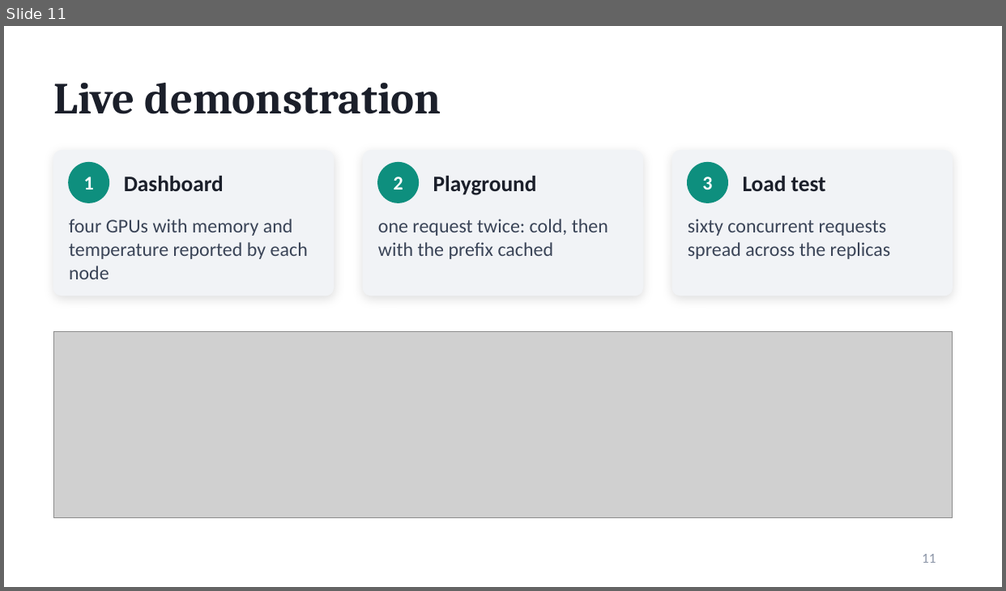
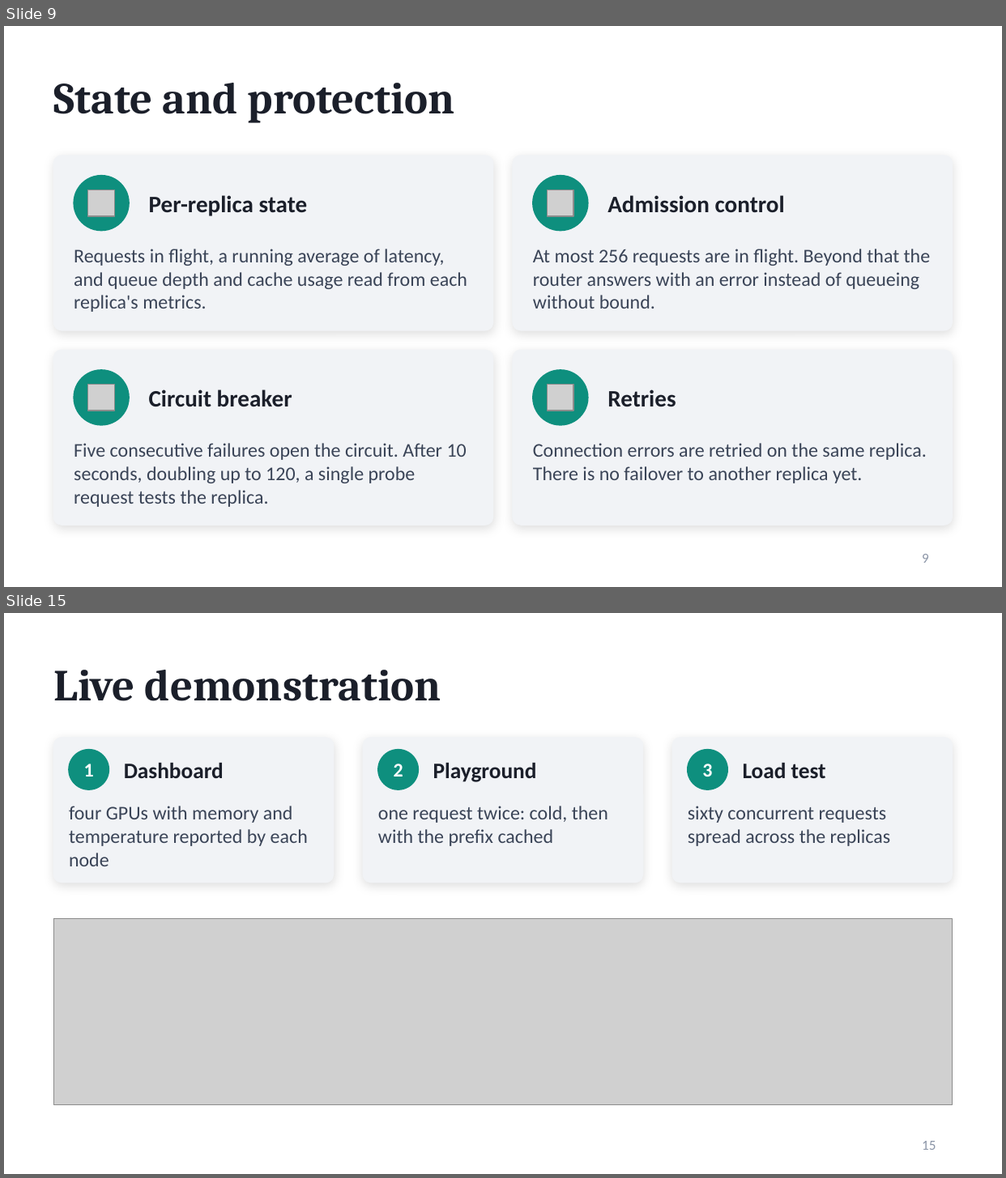
Before and after one commit to Akshataram/distrouter, a slide deck: docs/presentation/SwiftServe_Presentation.pptx. Shown one above the other, each under a label of ours: slide 11 before the commit, slides 9 and 15 after it; the slides between them are not shown. The pictures are 1006x591 and 1006x1178 pixels, drawn with LibreOffice and Linux fonts; fonts in the diff are those of the drawing; grey boxes stand for pictures. Boxes give left, top, right and bottom in pixels: in the first picture for what was removed or moved away, otherwise in the second. Text is boxed around its words. In the diff, an @@ line names an element or a change of style, - is before the commit and + after.

```diff
--- a/docs/presentation/SwiftServe_Presentation.pptx
+++ b/docs/presentation/SwiftServe_Presentation.pptx
@@ slide 9 added at [4, 26, 1002, 587], background #FFFFFF @@
@@ title added at [54, 83, 454, 123], 32 pt, text #1B1F2A, bold @@
+State and protection
@@ rounded rectangle added at [54, 156, 493, 331], fill #F1F3F6, outline #F1F3F6 1 pt @@
@@ rounded rectangle added at [513, 156, 952, 331], fill #F1F3F6, outline #F1F3F6 1 pt @@
@@ ellipse added at [74, 176, 129, 231], fill #0E8F7E, outline #0E8F7E 1 pt @@
@@ picture added at [87, 190, 114, 216] @@
@@ text added at [149, 195, 308, 216], 17 pt, text #1B1F2A, bold @@
+Per-replica state
@@ ellipse added at [533, 176, 588, 231], fill #0E8F7E, outline #0E8F7E 1 pt @@
@@ picture added at [547, 190, 573, 216] @@
@@ text added at [607, 195, 785, 213], 17 pt, text #1B1F2A, bold @@
+Admission control
@@ text added at [74, 249, 467, 312], 14 pt, text #3A4457 @@
+Requests in flight, a running average of latency, and queue depth and cache usage read from each replica's metrics.
@@ text added at [533, 249, 931, 309], 14 pt, text #3A4457 @@
+At most 256 requests are in flight. Beyond that the router answers with an error instead of queueing without bound.
@@ rounded rectangle added at [54, 350, 493, 525], fill #F1F3F6, outline #F1F3F6 1 pt @@
@@ rounded rectangle added at [513, 350, 952, 525], fill #F1F3F6, outline #F1F3F6 1 pt @@
@@ ellipse added at [74, 370, 129, 425], fill #0E8F7E, outline #0E8F7E 1 pt @@
@@ picture added at [87, 384, 114, 410] @@
@@ text added at [149, 390, 292, 408], 17 pt, text #1B1F2A, bold @@
+Circuit breaker
@@ ellipse added at [533, 370, 588, 425], fill #0E8F7E, outline #0E8F7E 1 pt @@
@@ picture added at [547, 384, 573, 410] @@
@@ text added at [607, 390, 675, 408], 17 pt, text #1B1F2A, bold @@
+Retries
@@ text added at [74, 443, 467, 507], 14 pt, text #3A4457 @@
+Five consecutive failures open the circuit. After 10 seconds, doubling up to 120, a single probe request tests the replica.
@@ text added at [533, 443, 927, 484], 14 pt, text #3A4457 @@
+Connection errors are retried on the same replica. There is no failover to another replica yet.
@@ page number added at [922, 554, 929, 563], 10 pt, text #8B95A7 @@
+9
@@ what was slide 11 is now slide 15 @@
@@ page number at [922, 1141, 936, 1150]: text changed @@
-11
+15
```
Also in this commit, not shown: 11 slides changed, 4 other slides added, 1 slide removed, 4 other files.
